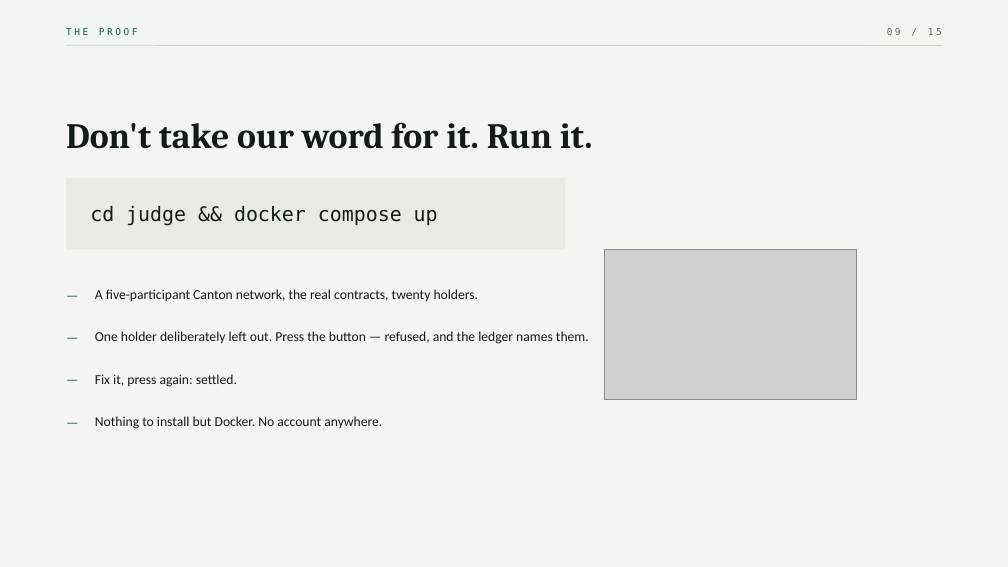
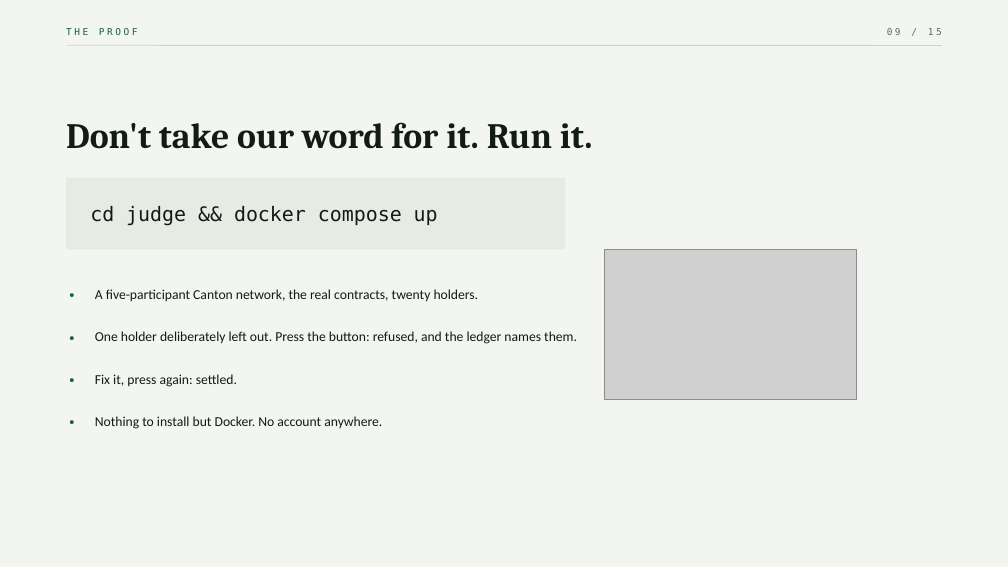
Before and after one commit to Chain-Experts/Indivisa, a slide deck: slide 9 of docs/Indivisa-pitch.pptx. Drawn at 1008x567 pixels with LibreOffice and Linux fonts; fonts in the diff are those of the drawing; grey boxes stand for pictures. Boxes give left, top, right and bottom in pixels: in the first picture for what was removed or moved away, otherwise in the second. Text is boxed around its words. In the diff, an @@ line names an element or a change of style, - is before the commit and + after.

```diff
--- a/docs/Indivisa-pitch.pptx
+++ b/docs/Indivisa-pitch.pptx
@@ text at (70, 281, 92, 306): text changed; size 13 to 20 pt; bold on @@
-—
+·
@@ text at (70, 324, 92, 348): text changed; size 13 to 20 pt; bold on @@
-—
+·
@@ text at (95, 331, 577, 344): text changed @@
-One holder deliberately left out. Press the button — refused, and the ledger names them.
+One holder deliberately left out. Press the button: refused, and the ledger names them.
@@ text at (70, 366, 92, 390): text changed; size 13 to 20 pt; bold on @@
-—
+·
@@ text at (70, 408, 92, 433): text changed; size 13 to 20 pt; bold on @@
-—
+·
```
Also in this commit, not shown: 9 other slides changed, 7 other files.
